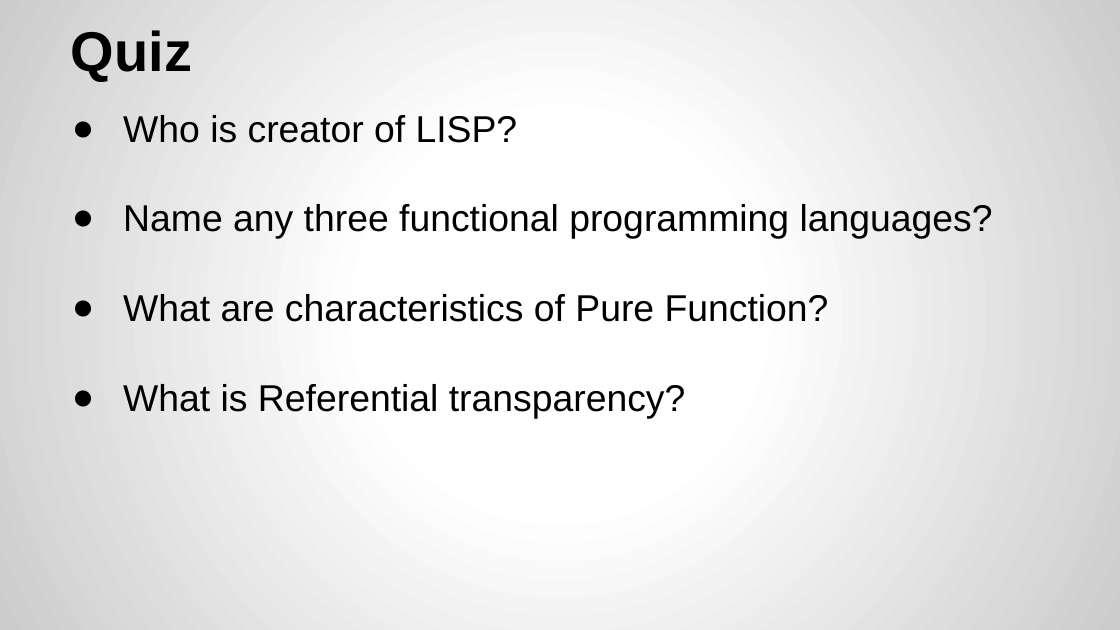
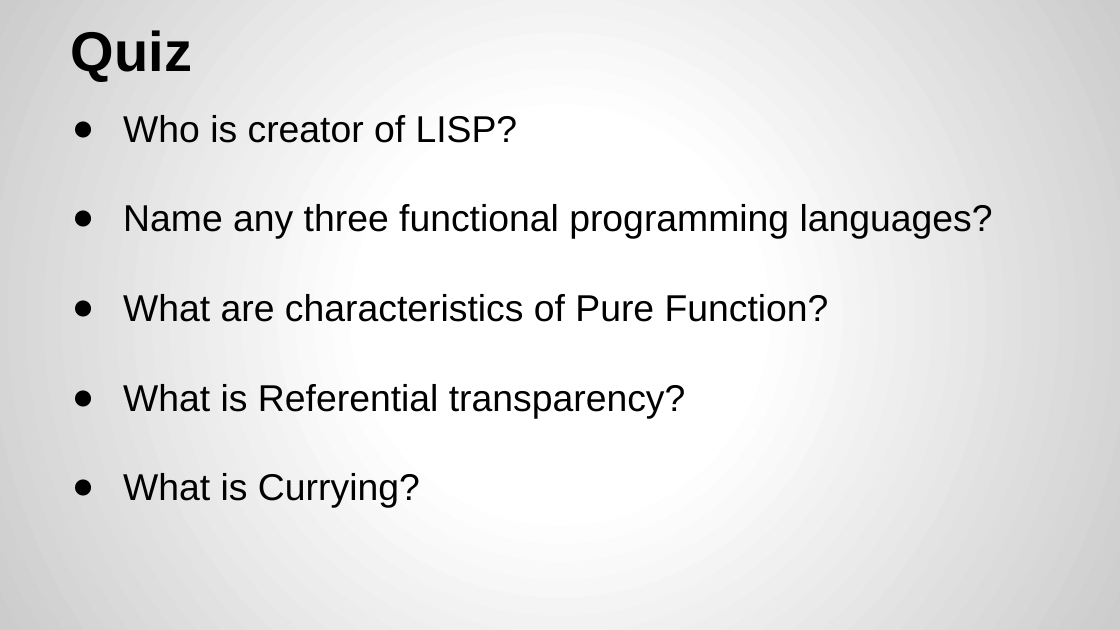
Before and after one commit to yogeshrnaik/presentations, a slide deck: slide 20 of Functional Programming with Java 8.pptx (slide 15 before the commit). Drawn at 1120x630 pixels with LibreOffice and Linux fonts; fonts in the diff are those of the drawing. Boxes give left, top, right and bottom in pixels: in the first picture for what was removed or moved away, otherwise in the second. Text is boxed around its words. In the diff, an @@ line names an element or a change of style, - is before the commit and + after.

```diff
--- a/Functional Programming with Java 8.pptx
+++ b/Functional Programming with Java 8.pptx
@@ text at [123,473,420,508]: paragraph added @@
+● What is Currying?
```
Also in this commit, not shown: 7 other slides changed, 5 slides added.
